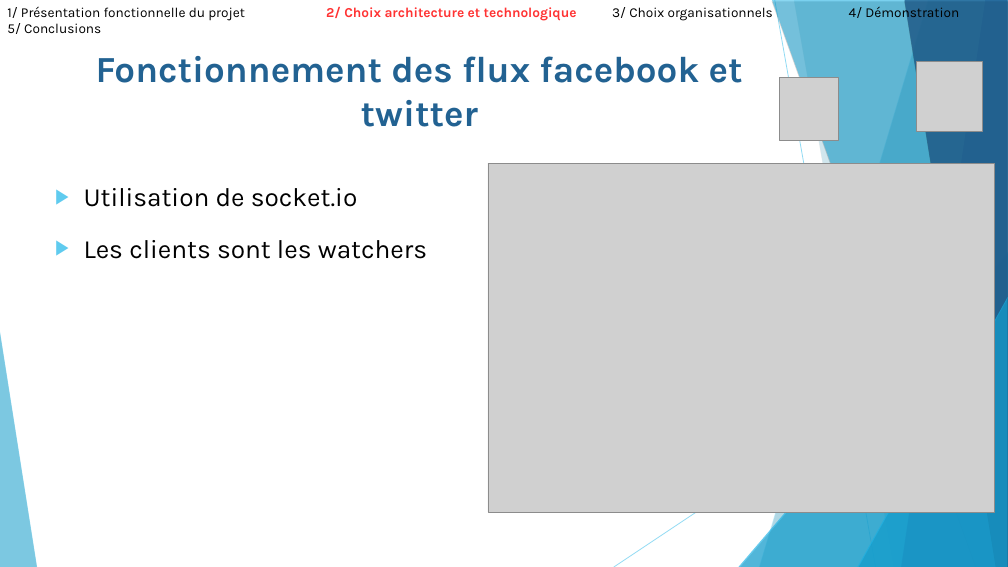
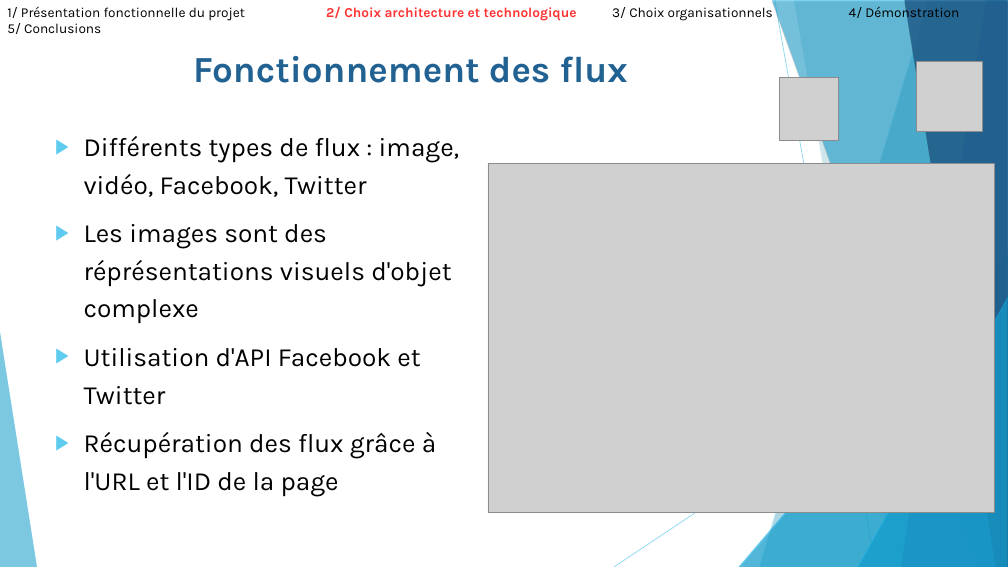
Before and after one commit to ComeBurguburu/AmbianceShowRoom, a slide deck: slide 16 of docs/Presentation orale.odp (slide 15 before the commit). Drawn at 1008x567 pixels with LibreOffice and Linux fonts; fonts in the diff are those of the drawing; grey boxes stand for pictures. Boxes give left, top, right and bottom in pixels: in the first picture for what was removed or moved away, otherwise in the second. Text is boxed around its words. In the diff, an @@ line names an element or a change of style, - is before the commit and + after.

Commit message:
Last version of presentation

```diff
--- a/docs/Presentation orale.odp
+++ b/docs/Presentation orale.odp
@@ text removed at (x1=84, y1=56, x2=743, y2=259) @@
-Fonctionnement des flux facebook et twitter
-▶ Utilisation de socket.io
-▶ Les clients sont les watchers
@@ text added at (x1=193, y1=56, x2=628, y2=83), 35 pt, text #226292, bold @@
+Fonctionnement des flux
@@ text added at (x1=84, y1=136, x2=460, y2=496), 25 pt, text #000000 @@
+▶ Différents types de flux : image, vidéo, Facebook, Twitter
+▶ Les images sont des réprésentations visuels d'objet complexe
+▶ Utilisation d'API Facebook et Twitter
+▶ Récupération des flux grâce à l'URL et l'ID de la page
```
Also in this commit, not shown: 9 other slides changed, 2 slides added, 11 other files.
